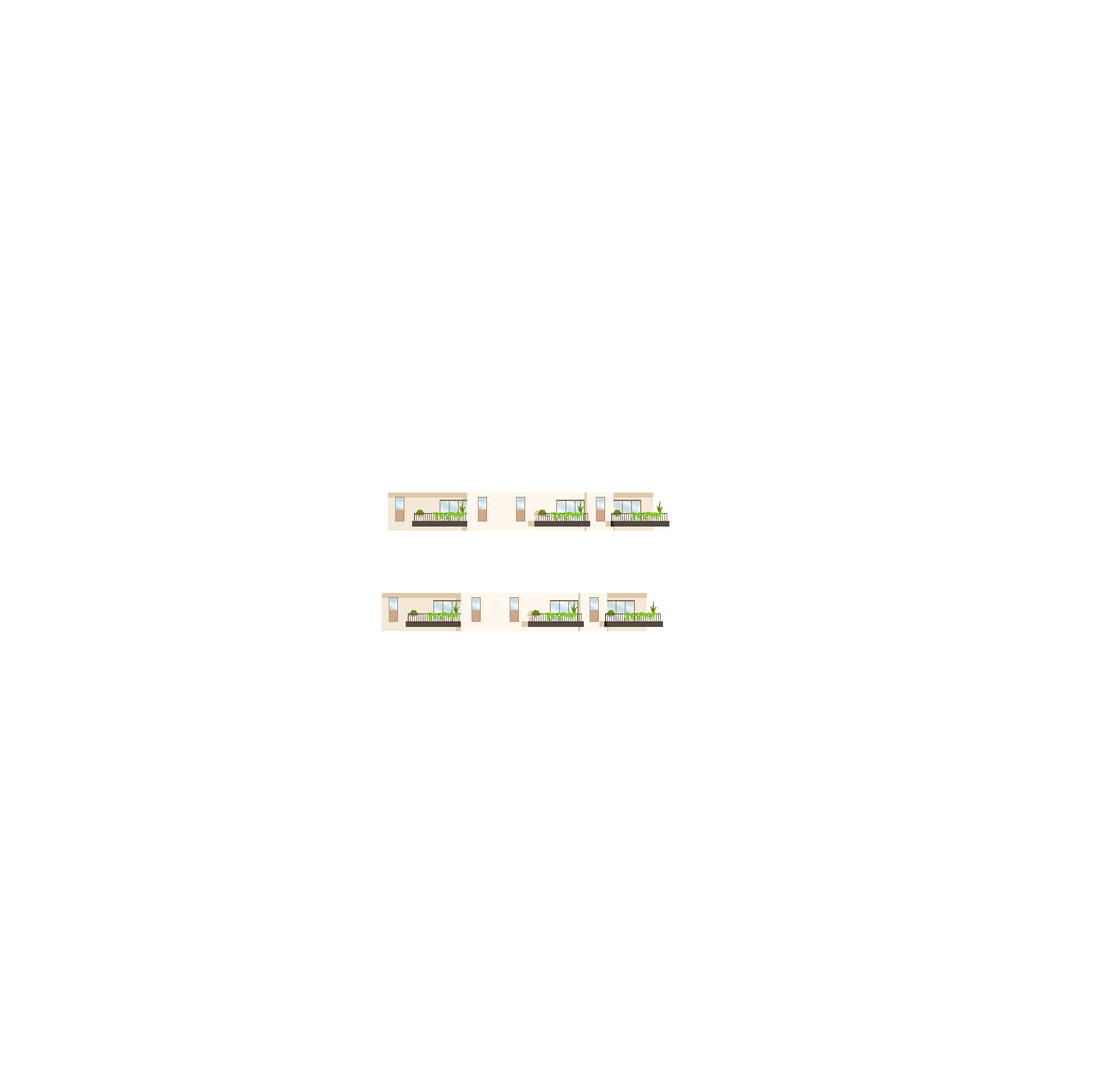
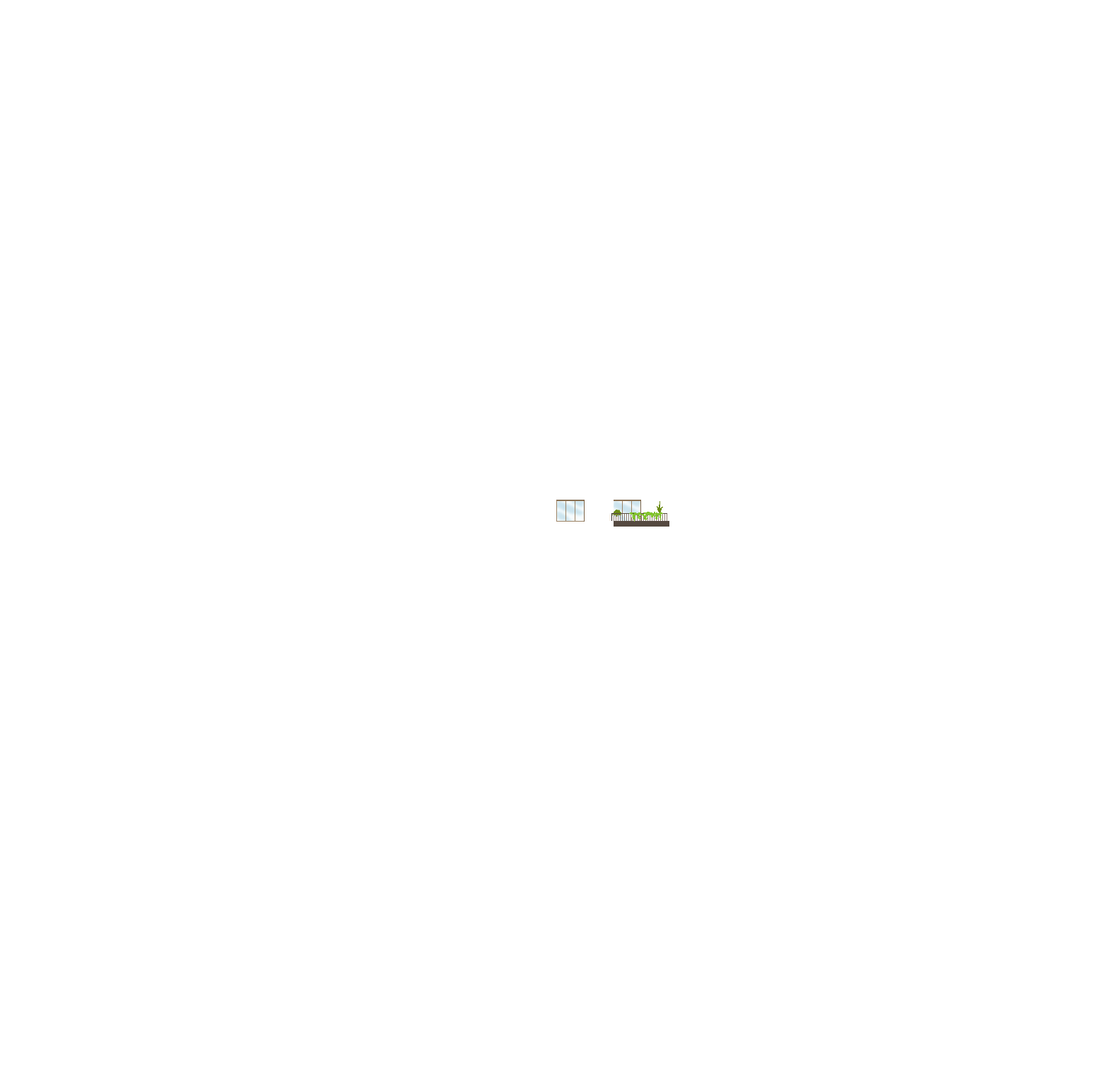
Layered file, before and after one edit (1102x1092). Changes by layer:
hid "floor front" over bbox(381, 593, 664, 632)
hid "plant" (2nd of 3, in "Group 1" › "center") over bbox(549, 511, 584, 522)
hid "Layer 21" over bbox(538, 513, 589, 521)
hid "balcony" (3rd of 4, in "Group 1" › "center") over bbox(534, 513, 591, 527)
hid "vases" (2nd of 3, in "Group 1" › "center") over bbox(537, 501, 584, 522)
renamed "Layer 23" to "window door", painted on it over bbox(552, 499, 585, 526)
removed layer "window" (2nd of 8, in "Group 1" › "center") (was 76%) from group "center" over bbox(554, 495, 587, 526)
hid group "outside window" (1st of 4, in "Group 1") (2 layers) over bbox(515, 496, 526, 522)
hid group "outside window" (2nd of 4, in "Group 1") (2 layers) over bbox(477, 496, 488, 522)
hid group "outside window" (3rd of 4, in "Group 1") (2 layers) over bbox(395, 496, 405, 522)
hid group "outside window" (4th of 4, in "Group 1") (2 layers) over bbox(595, 496, 606, 522)
hid "right side walls" over bbox(467, 475, 664, 531)
hid group "left wing" (7 layers) over bbox(412, 496, 474, 527)
hid "left side walls" over bbox(388, 492, 468, 531)
